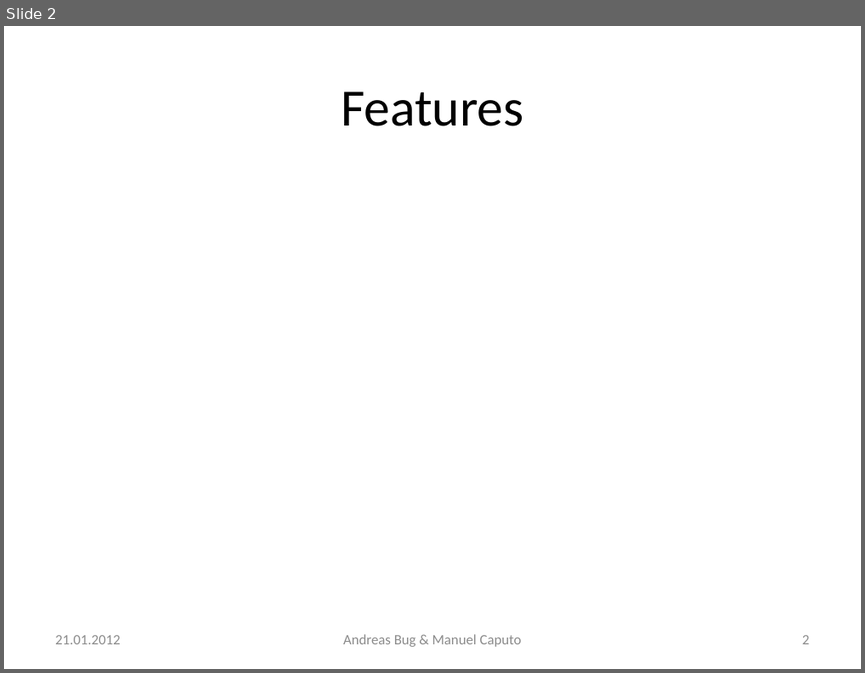
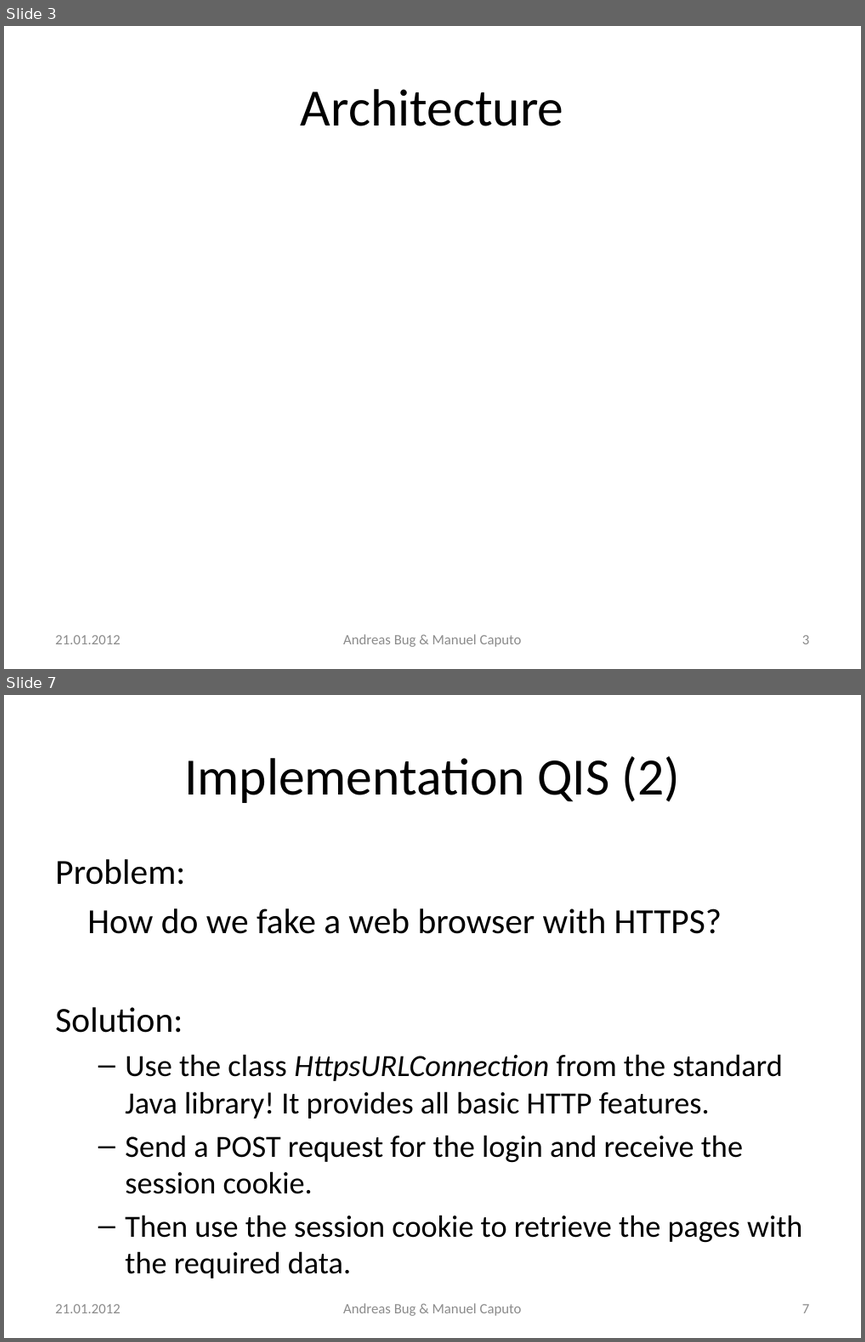
Before and after one commit to n0rf/htwg-grade-app, a slide deck: docs/notenapp-praesi.pptx. Shown one above the other, each under a label of ours: slide 2 before the commit, slides 3 and 7 after it; the slides between them are not shown. The pictures are 865x673 and 865x1342 pixels, drawn with LibreOffice and Linux fonts; fonts in the diff are those of the drawing. Boxes give left, top, right and bottom in pixels: in the first picture for what was removed or moved away, otherwise in the second. Text is boxed around its words. In the diff, an @@ line names an element or a change of style, - is before the commit and + after.

```diff
--- a/docs/notenapp-praesi.pptx
+++ b/docs/notenapp-praesi.pptx
@@ slide 7 added at <box>4,695,861,1338</box>, background #FFFFFF @@
@@ title added at <box>184,756,680,803</box>, 44 pt, text #000000 @@
+Implementation QIS (2)
@@ text added at <box>55,859,802,1278</box>, 25.9 pt, text #000000 @@
+Problem:
+How do we fake a web browser with HTTPS?
+Solution:
+  – Use the class HttpsURLConnection from the standard Java library! It provides all basic HTTP features.
+  – Send a POST request for the login and receive the session cookie.
+  – Then use the session cookie to retrieve the pages with the required data.
@@ text added at <box>55,1304,120,1313</box>, 12 pt, text #8C8C8C @@
+21.01.2012
@@ text added at <box>343,1303,522,1315</box>, 12 pt, text #8C8C8C @@
+Andreas Bug & Manuel Caputo
@@ page number added at <box>802,1304,809,1313</box>, 12 pt, text #8C8C8C @@
+7
@@ what was slide 2 is now slide 3 @@
@@ slide 3 changed as well @@
@@ title at <box>301,89,563,126</box>: text changed @@
-Features
+Architecture
@@ page number at <box>802,635,809,644</box>: text changed @@
-2
+3
```
Also in this commit, not shown: 2 other slides changed, 6 other slides added, 1 slide removed.
